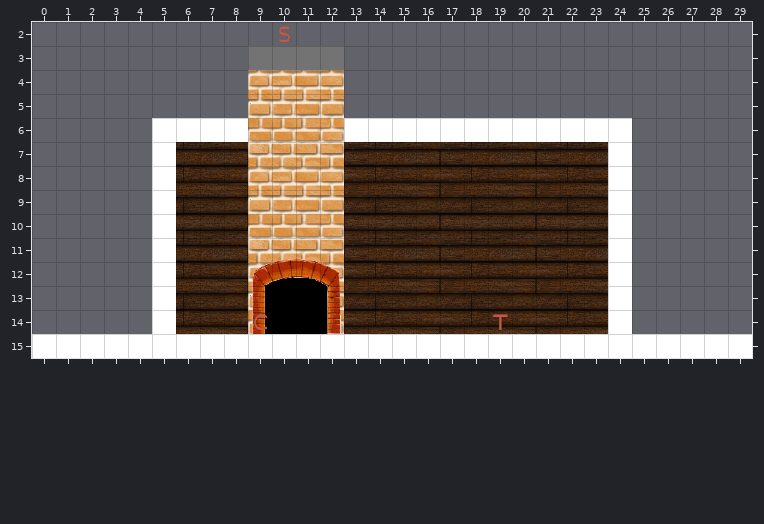
Two versions of a level (Tiled map, assets/levels/house0.tmx). The picture above is the old version.
Cells are 32x32 px. Shown: x 0..29, y 2..15.
The result:
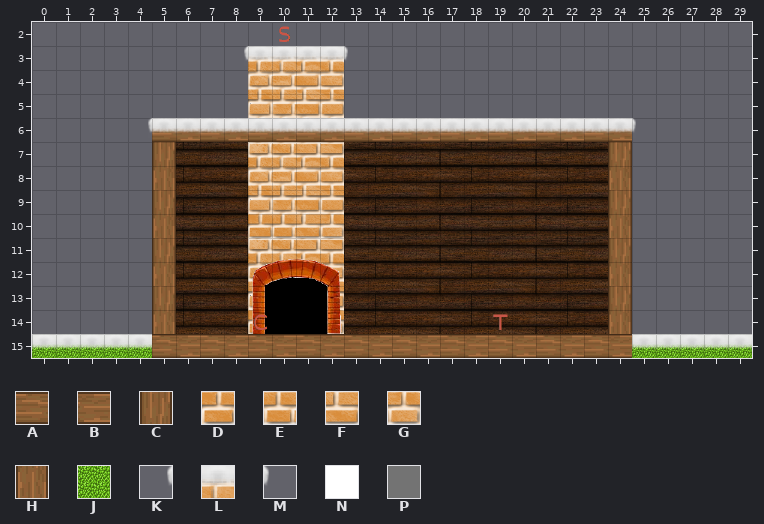
Key: from "ForegroundHouse": A 28, B 29, C 46, D 48, E 49, F 50, G 51, H 62, J 76, K 88, L 89, M 90; from "Simple": N 1 "normal", P 2 "chimney_top".
_ is an empty cell.
See-through tiles are keyed as they look on the map.
Changes in this commit:
Layer "Middleground":
Tile D becomes tile A in row 6 at x 9.
Tile F becomes tile A in row 6 at x 11.
The author put tile A in row 6 at x 5, 7, 13, 15, 17, 19, 21 and 23; in row 15 at x 5, 7, 9, 11, 13, 15, 17, 19, 21 and 23.
Tile E becomes tile B in row 6 at x 10.
Tile G becomes tile B in row 6 at x 12.
The author put tile B in row 6 at x 6, 8, 14, 16, 18, 20, 22 and 24; in row 15 at x 6, 8, 10, 12, 14, 16, 18, 20, 22 and 24.
The author put tile C in row 7 at x 5 and 24; in row 9 at x 5 and 24; in row 11 at x 5 and 24; in row 13 at x 5 and 24.
The author put tile H in row 8 at x 5 and 24; in row 10 at x 5 and 24; in row 12 at x 5 and 24; in row 14 at x 5 and 24.
The author put tile J in row 15 at x 0 to 4 and 25 to 29.
Layer "Decorations":
The author put tile K in row 3 at x 8; in row 6 at x 4.
The author put tile L in row 3 at x 9 to 12; in row 6 at x 5 to 24; in row 15 at x 0 to 4 and 25 to 29.
The author put tile M in row 3 at x 13; in row 6 at x 25.
Layer "Platforms" (now hidden):
Tile N is gone in row 6 at x 5 to 8 and 13 to 24; in rows 7 to 14 at x 5 and 24; in row 15 at x 0 to 29.
Tile P is gone in row 3 at x 9 to 12.
Changed places in both pictures, as pixel boxes (x1, y1, x2, y2):
changed: (244, 46, 348, 70)
changed: (32, 118, 752, 358)
